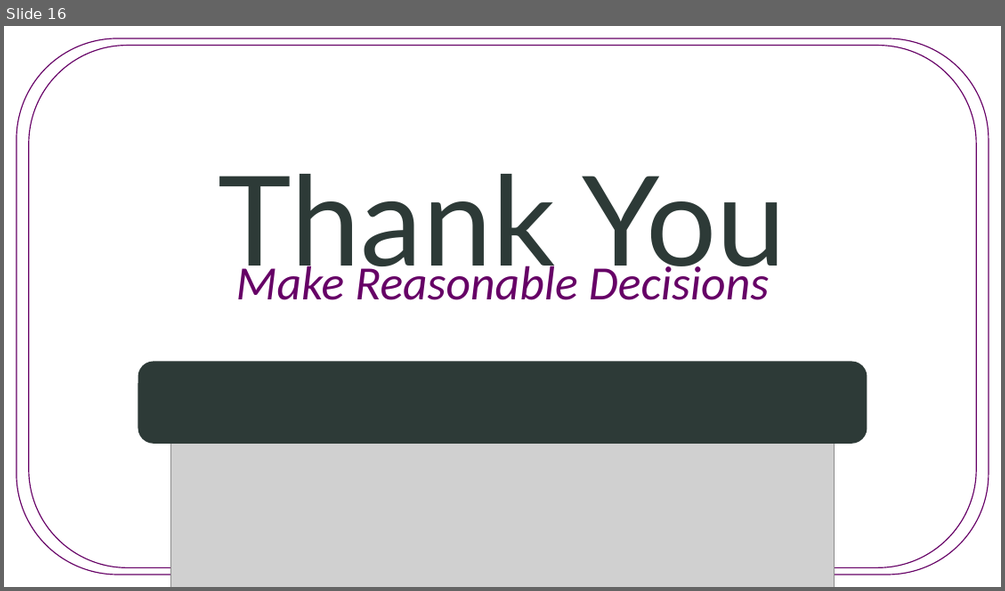
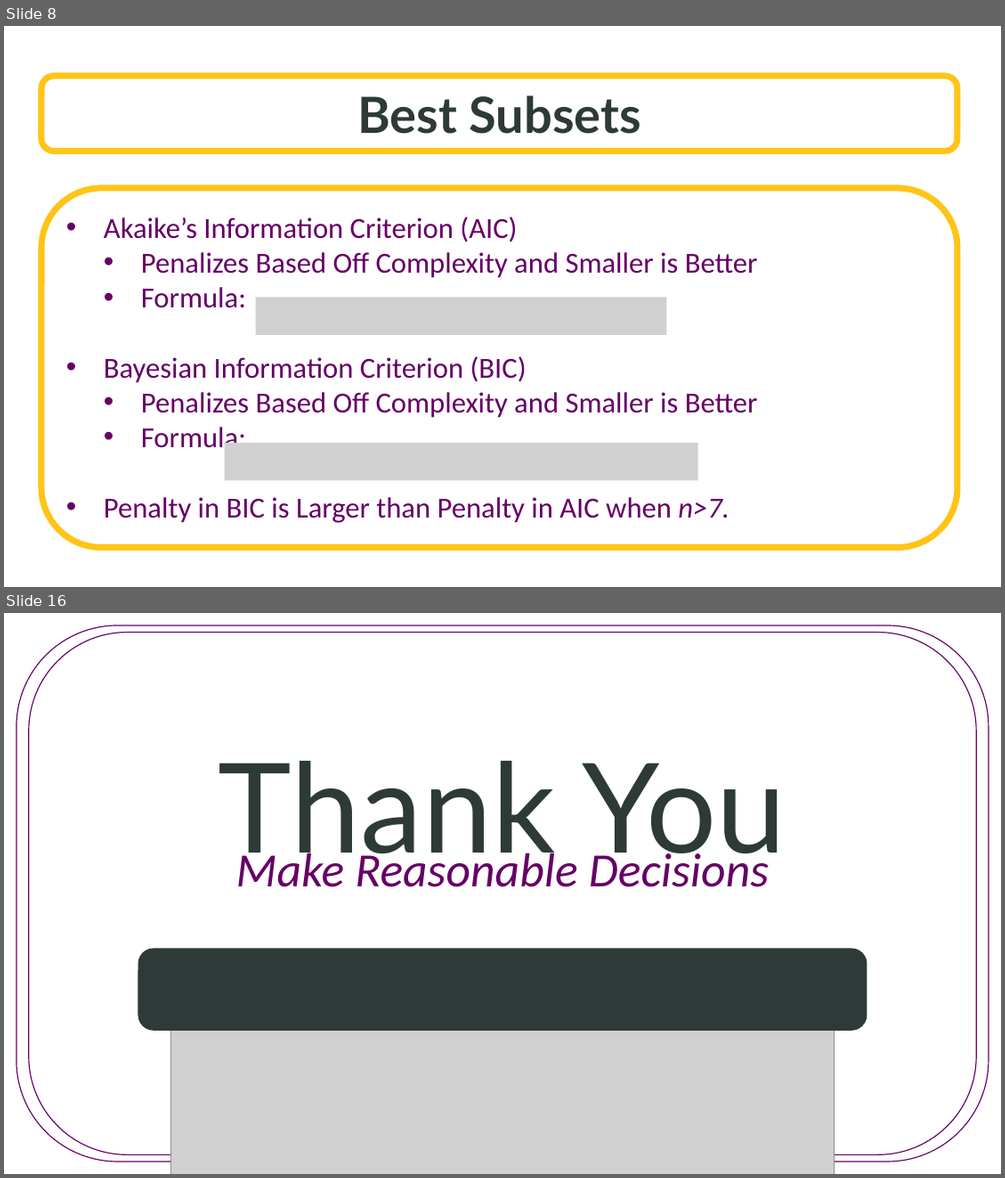
Before and after one commit to SuperMarioGiacomazzo/STOR455_WEBSITE, a slide deck: Lectures/16 - Techniques for Choosing Predictors.pptx. Shown one above the other, each under a label of ours: slide 16 before the commit, slides 8 and 16 after it; the slides between them are not shown. The pictures are 1005x591 and 1005x1178 pixels, drawn with LibreOffice and Linux fonts; fonts in the diff are those of the drawing; grey boxes stand for pictures; background and template pictures are left out. Boxes give left, top, right and bottom in pixels: in the first picture for what was removed or moved away, otherwise in the second. Text is boxed around its words. In the diff, an @@ line names an element or a change of style, - is before the commit and + after.

```diff
--- a/Lectures/16 - Techniques for Choosing Predictors.pptx
+++ b/Lectures/16 - Techniques for Choosing Predictors.pptx
@@ slide 8 added at bbox=[4, 26, 1001, 587], background picture (left out) @@
@@ rounded rectangle added at bbox=[41, 76, 957, 151], fill #FFFFFF at 70% opacity, outline #FFC416 6 pt, 48 pt, text #2D3A37, bold @@
+Best Subsets
@@ rounded rectangle added at bbox=[41, 188, 957, 548], fill #FFFFFF, outline #FFC416 6 pt, 28 pt, text #660066 @@
+• Akaike’s Information Criterion (AIC)
+  • Penalizes Based Off Complexity and Smaller is Better
+  • Formula:
+• Bayesian Information Criterion (BIC)
+  • Penalizes Based Off Complexity and Smaller is Better
+  • Formula:
+• Penalty in BIC is Larger than Penalty in AIC when n>7.
@@ picture added at bbox=[255, 297, 666, 334] @@
@@ picture added at bbox=[225, 443, 698, 480] @@
```
Also in this commit, not shown: 7 other slides added, 8 slides removed, 10 other files.
